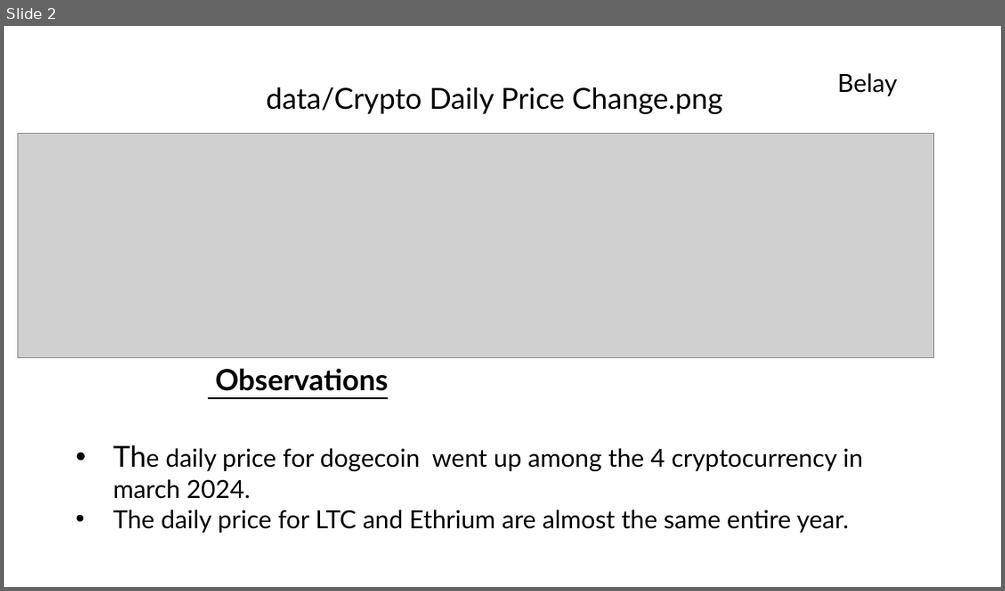
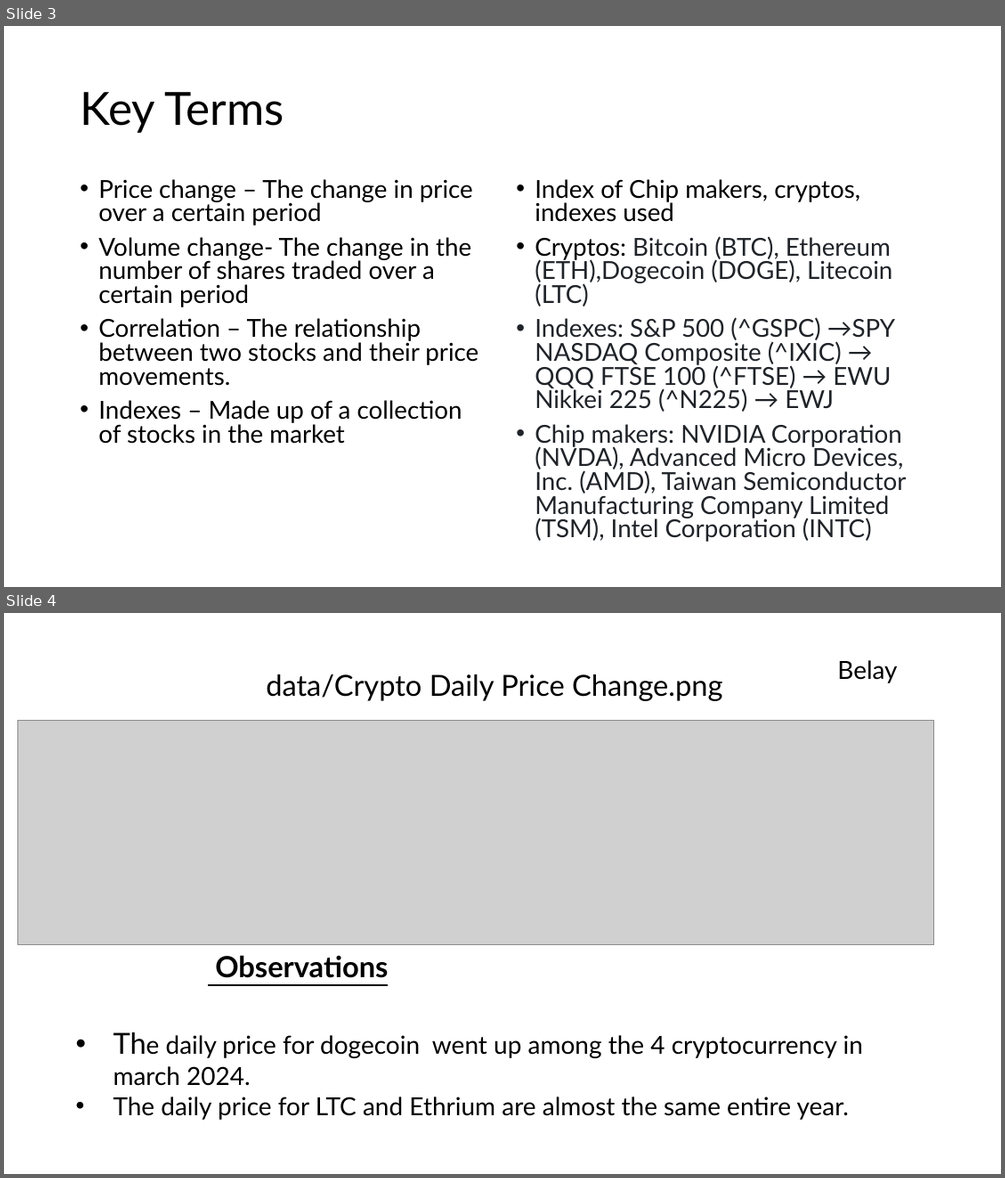
Before and after one commit to Belayohio/project_1, a slide deck: data/Slide_project_1.pptx. Shown one above the other, each under a label of ours: slide 2 before the commit, slides 3 and 4 after it. The pictures are 1005x591 and 1005x1178 pixels, drawn with LibreOffice and Linux fonts; fonts in the diff are those of the drawing; grey boxes stand for pictures. Boxes give left, top, right and bottom in pixels: in the first picture for what was removed or moved away, otherwise in the second. Text is boxed around its words. In the diff, an @@ line names an element or a change of style, - is before the commit and + after.

```diff
--- a/data/Slide_project_1.pptx
+++ b/data/Slide_project_1.pptx
@@ slide 3 added at (4,26,1001,587), background #FFFFFF @@
@@ title added at (80,92,284,133), 44 pt, text #000000 @@
+Key Terms
@@ text added at (98,179,478,443), 23.8 pt, text #000000 @@
+• Price change – The change in price over a certain period
+• Volume change- The change in the number of shares traded over a certain period
+• Correlation – The relationship between two stocks and their price movements.
+• Indexes – Made up of a collection of stocks in the market
@@ text added at (534,179,906,541), 23.8 pt, text #1F2328 @@
+• Index of Chip makers, cryptos, indexes used
+• Cryptos: Bitcoin (BTC), Ethereum (ETH),Dogecoin (DOGE), Litecoin (LTC)
+• Indexes: S&P 500 (^GSPC) →SPY NASDAQ Composite (^IXIC) → QQQ FTSE 100 (^FTSE) → EWU Nikkei 225 (^N225) → EWJ
+• Chip makers: NVIDIA Corporation (NVDA), Advanced Micro Devices, Inc. (AMD), Taiwan Semiconductor Manufacturing Company Limited (TSM), Intel Corporation (INTC)
@@ what was slide 2 is now slide 4 @@
```
Also in this commit, not shown: 2 other slides added, 1 slide removed.
